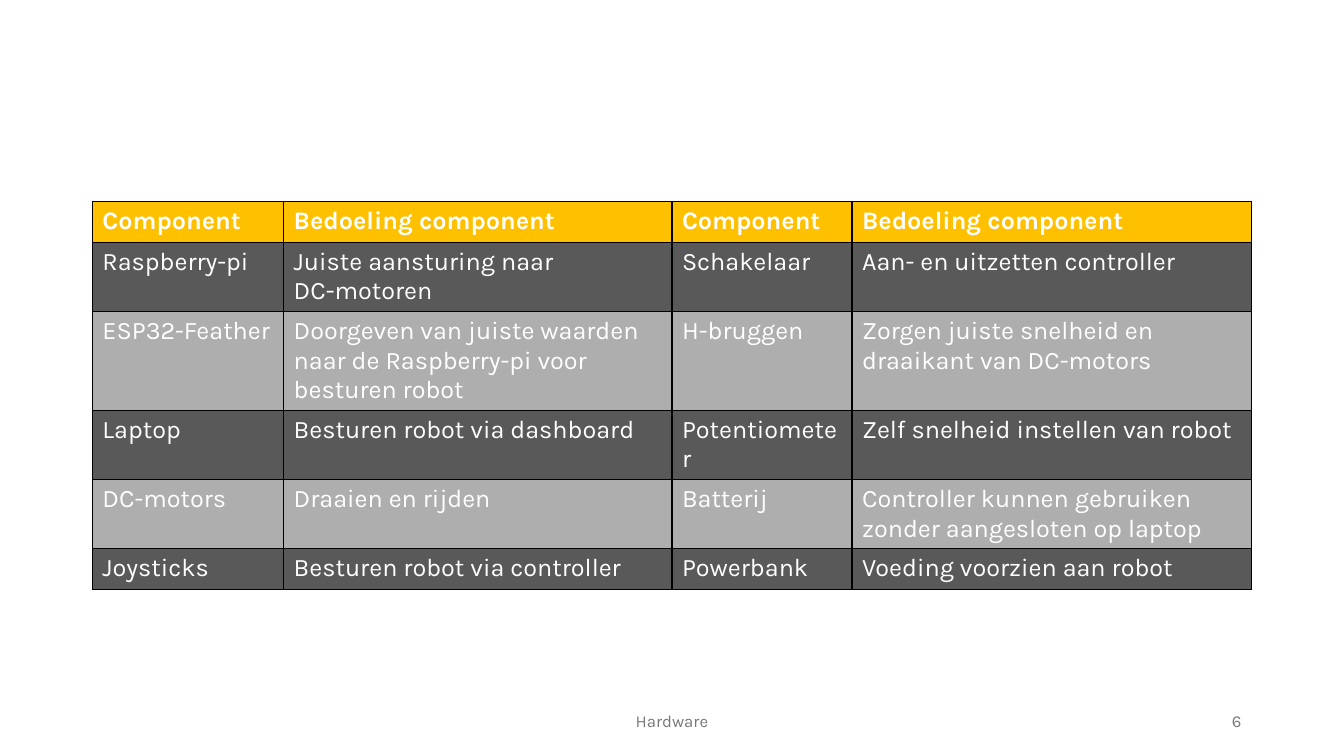
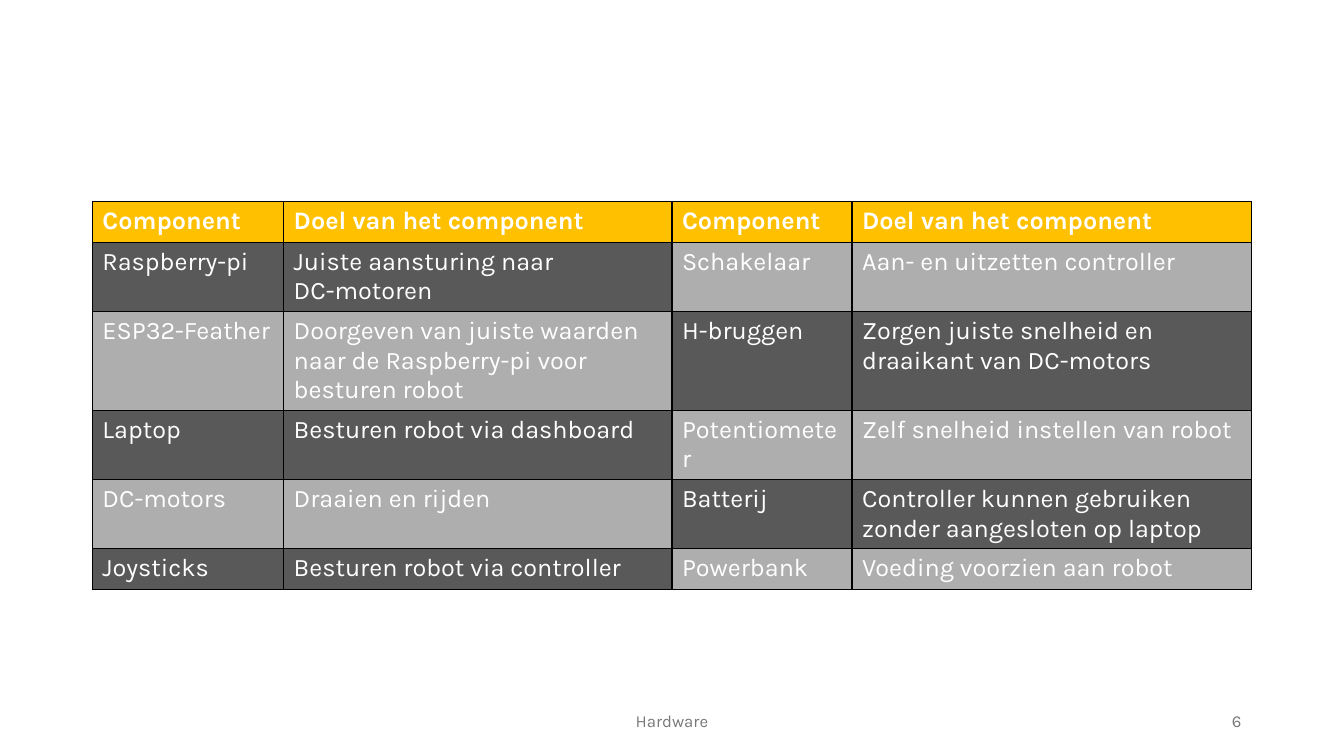
Before and after one commit to Nowie69/Eindproject-Robot-6ICW, a slide deck: slide 6 of Robot met mecanum wheels.pptx. Drawn at 1344x756 pixels with LibreOffice and Linux fonts; fonts in the diff are those of the drawing; background and template pictures are left out. Boxes give left, top, right and bottom in pixels: in the first picture for what was removed or moved away, otherwise in the second. Text is boxed around its words. In the diff, an @@ line names an element or a change of style, - is before the commit and + after.

Commit message:
Powerpoint

```diff
--- a/Robot met mecanum wheels.pptx
+++ b/Robot met mecanum wheels.pptx
@@ table at <box>93,202,1252,586</box> @@
-row 1, column 2: Bedoeling component
+row 1, column 2: Doel van het component
-row 1, column 4: Bedoeling component
+row 1, column 4: Doel van het component
@@ fill #595959 to #AEAEAE in 6 cells @@
@@ fill #AEAEAE to #595959 in 4 cells @@
```
Also in this commit, not shown: 2 other slides changed, 2 slides added, 1 other file.
